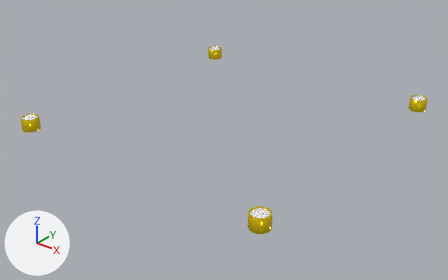
The glTF model docs/watch_studs.glb as it was, and as the next commit left it.
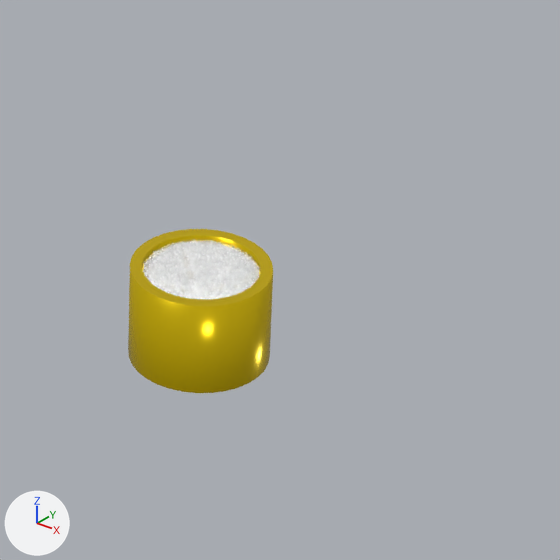
The first picture shows the older version from a 50 mm camera at (1.73, -2.219, 1.395) aimed at (0.009, -0.068, 0.061). The close-ups show both versions on the part from 50% to 72% of the width and 60% to 94% of the height of that picture; other places that the commit changed are outside them. Arrows for +X, +Y and +Z are at lower left; the lights stay in place.

The scene before the commit, as lines of its bpy script (objects in view):
```python
mat_setting_gold = principled_material('setting_gold')
mat_setting_gold.base_color = (0.8, 0.58, 0.0)  # yellow #e7c800
mat_setting_gold.metallic = 0.7
mat_setting_gold.roughness = 0.2
me_cone = bpy.data.meshes.new('Cone')
me_cone.from_pydata(...)  # 40 vertices, 62 faces; spans x -1.0..1.0, y -1.0..1.0, z -0.19..-0.01
me_cone.materials.append(mat_diamond_face)  # white #ffffff
me_cylinder = bpy.data.meshes.new('Cylinder')
me_cylinder.from_pydata(...)  # 128 vertices, 192 faces; spans x -1.21..1.21, y -1.21..1.21, z -0.68..1.05
me_cylinder.materials.append(mat_setting_gold)  # yellow #e7c800
ob_diamond_002 = bpy.data.objects.new('diamond.002', me_cone)
ob_diamond_002.parent = ob_setting_002
ob_diamond_002.location = (0.0, 0.0, 0.916)
ob_diamond_002.rotation_euler = (-3.142, 0.0, 0.0)  # degrees (-180, 0, 0)
ob_setting_002 = bpy.data.objects.new('setting.002', me_cylinder)
ob_setting_002.parent = ob_studs_root
ob_setting_002.location = (0.669, -0.689, 0.174)
ob_setting_002.scale = (0.0355, 0.0355, 0.0355)
```
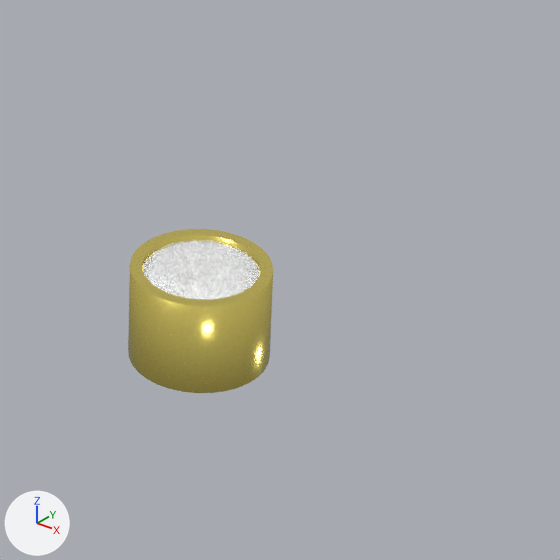
Where the change shows, as pixel boxes [x1, y1, x2, y2] in the close-ups (560 x 560 px):
'setting.002', surface changed: [128, 229, 273, 393] in both

What changed in the scene script:
```text
Add img_smaller_bronzepolished_normal:
    img_smaller_bronzepolished_normal = load_image('smaller-bronzePolished_Normal', '_unpacked/smaller-bronzePolished_Normal', 512, 512, 'Non-Color')
Add img_smaller_bronzepolished_metallic_smaller_bronzepolished_roughness:
    img_smaller_bronzepolished_metallic_smaller_bronzepolished_roughness = load_image('smaller-bronzePolished_Metallic-smaller-bronzePolished_Roughness', '_unpacked/smaller-bronzePolished_Metallic-smaller-bronzePolished_Roughness', 512, 512, 'Non-Color')
Change mat_setting_gold:
    remove # nodes: BsdfPrincipled, OutputMaterial
    remove # colours: yellow #e7c800
    nodes: BsdfPrincipled, NormalMap, OutputMaterial, SeparateColor, TexImage x2
    colours: yellow #ffeb78
    uses the picture img_smaller_bronzepolished_metallic_smaller_bronzepolished_roughness
    uses the picture img_smaller_bronzepolished_normal
```
